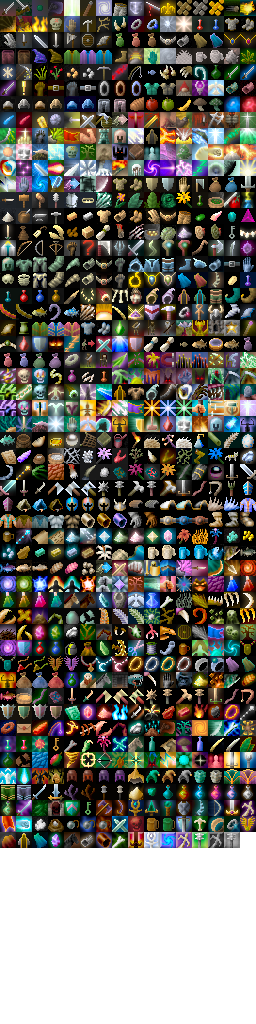
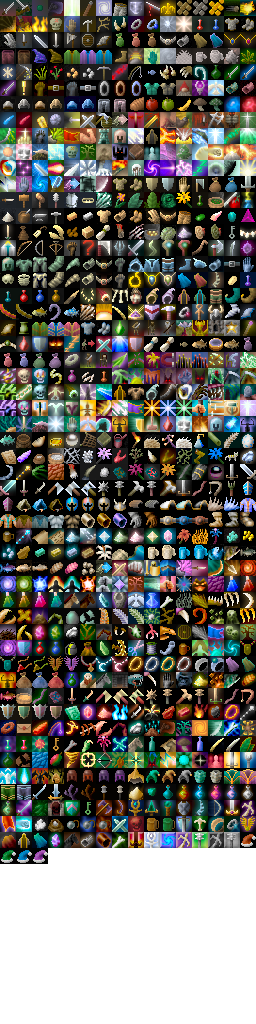
The second (256, 1024) image is a revision of the first. Changes to its layers:
painted on "Background" over 0, 834, 256, 864
painted on "shade" over 240, 832, 256, 848
